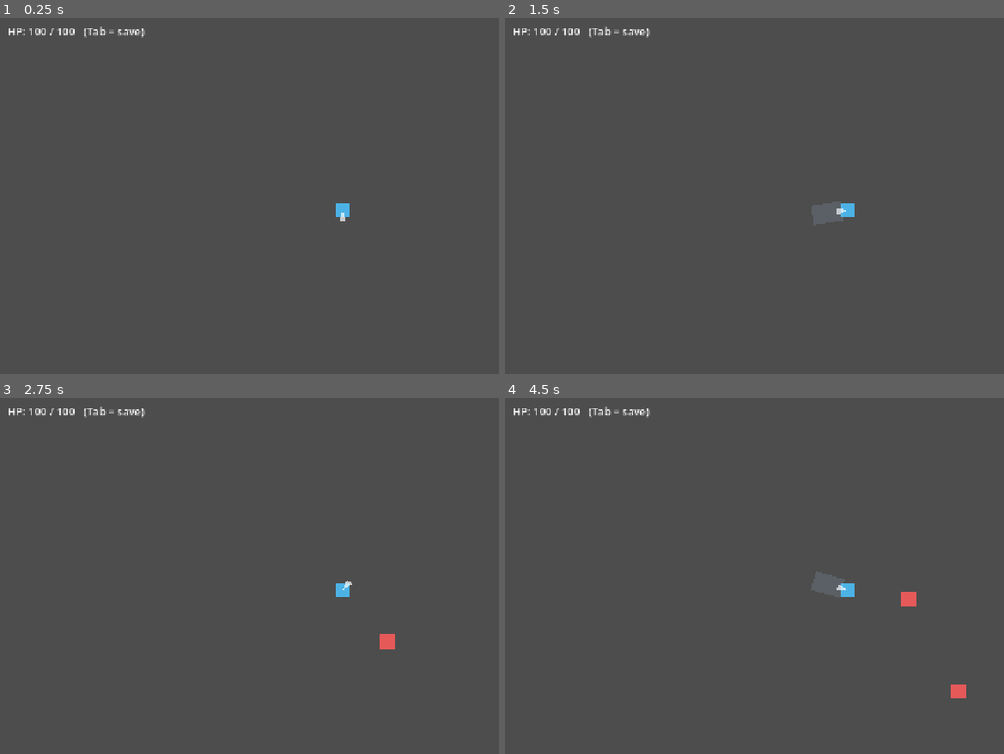
Above: before the commit, frames 1-4 (two rows, left to right).
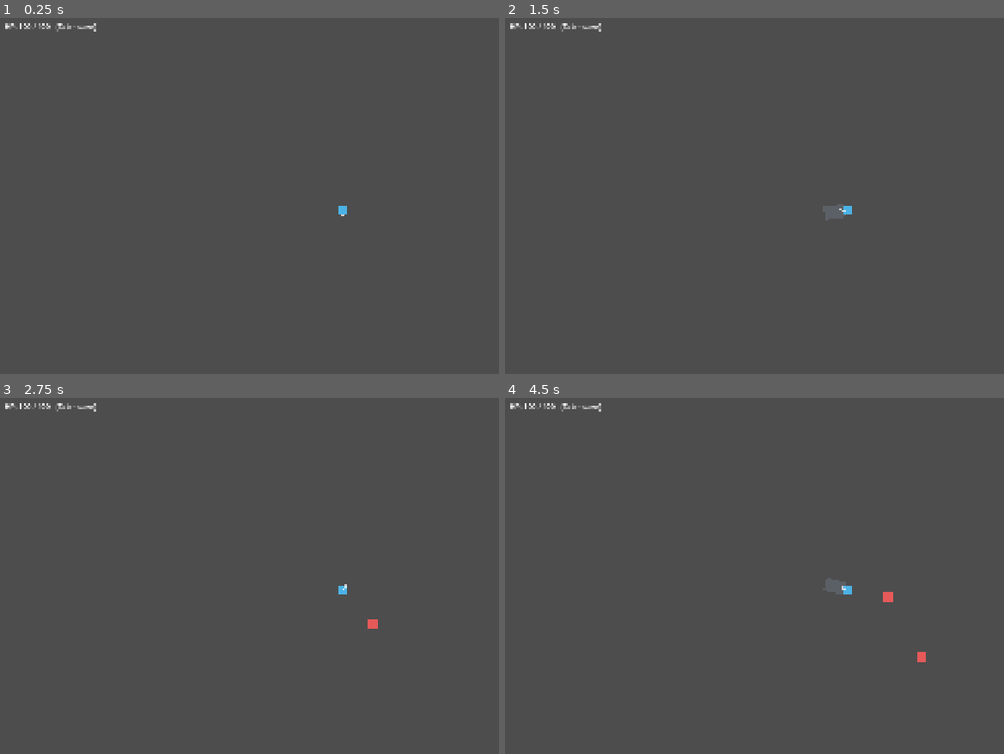
Above: after the commit, the same moments.

Repository: tomchang25/dash-and-slash
Game: Godot game, scene res://game/scenes/testbed/example_arpg_arena.tscn
Two runs of this game, one before a commit and one after it. Both use one fixed random seed, a clock stepped at 60 frames per second and the inputs below. This scene is started directly instead of the project's main scene.
Inputs (mouse positions are in pixels of both pictures, inside the frame that each line leads up to):
- Up to frame 1 (0.25 s): no input
- Up to frame 2 (1.5 s): tap Enter at 0.5 s; move the mouse to (999, 192) at 0.52 s; hold D (move_right) 0.53-1.25 s; hold Space (dash) 0.53-1.25 s; click (999, 192) at 0.67 s; drag from (709, 228) to (849, 210) at 1.27 s
- Up to frame 3 (2.75 s): move the mouse to (409, 504) at 2.02 s; hold D (move_right) from 2.03 s (still down); hold Space (dash) from 2.03 s (still down); click (409, 504) at 2.17 s
- Up to frame 4 (4.5 s): release D (move_right) at 2.75 s; release Space (dash) at 2.75 s; tap Enter at 2.75 s; drag from (814, 668) to (639, 533) at 2.77 s; move the mouse to (outside the picture) at 3.52 s; hold A (move_left) 3.53-4.25 s; hold Space (dash) 3.53-4.25 s; tap Alt at 3.6 s; click (outside the picture) at 3.67 s; drag from (639, 533) to (849, 590) at 4.27 s

The runs differ from the first frame. In frame 1, 0.5% of the frame differs, in the area x 1-71%, y 1-58%; in frame 2, 0.7%; in frame 3, 0.7%; in frame 4, 1.1%, in the area x 1-93%, y 1-85%.

Commit message:
feat(arena): add tiled grass floor and panel-based grid visuals
- Replace debug line grid with Panel-based tile cells using StyleBoxFlat
- Add TileMapLayer with grass tileset to the arena scene
- Bump viewport resolution to 1920x1080 and grid tile size to 128

Diff:
--- a/common/gameplay/grid/grid_arena.gd
+++ b/common/gameplay/grid/grid_arena.gd
@@ -1,6 +1,7 @@
+@tool
 # grid_arena.gd
 # 6x6 grid manager. Owns tile occupancy, world↔grid coordinate conversion,
-# telegraph state, and debug grid drawing. Enemy AI queries this node for
+# telegraph state, and node-based arena visuals. Enemy AI queries this node for
 # pathfinding obstacles and player position; the player is never constrained
 # by the grid — only enemies are.
 class_name GridArena
@@ -10,28 +11,47 @@
 
 const GRID_SIZE := Vector2i(6, 6)
 
-@export var tile_size: float = 64.0
+@export var tile_size: float = 128.0
 @export var grid_color: Color = Color(0.3, 0.3, 0.3, 0.6)
 @export var grid_line_width: float = 1.0
 
 var _occupants: Dictionary = { } # { Object: Array[Vector2i] }
 var _telegraphs: Dictionary = { } # { (x,y): TelegraphPhase }
 var _player_grid: Vector2i = Vector2i.ZERO
+var _arena_visuals: Node2D
 
 
 func _ready() -> void:
-    queue_redraw()
+    _build_arena_visuals()
 
 
-func _draw() -> void:
-    var origin := _top_left()
-    var total := GRID_SIZE * tile_size
-    for i in GRID_SIZE.x + 1:
-        var x := origin.x + i * tile_size
-        draw_line(Vector2(x, origin.y), Vector2(x, origin.y + total.y), grid_color, grid_line_width)
-    for j in GRID_SIZE.y + 1:
-        var y := origin.y + j * tile_size
-        draw_line(Vector2(origin.x, y), Vector2(origin.x + total.x, y), grid_color, grid_line_width)
+func _build_arena_visuals() -> void:
+    if _arena_visuals != null:
+        _arena_visuals.queue_free()
+
+    _arena_visuals = Node2D.new()
+    _arena_visuals.name = "ArenaVisuals"
+    # node-src: runtime visual grid
+    add_child(_arena_visuals)
+
+    var style := StyleBoxFlat.new()
+    style.bg_color = Color(0.08, 0.1, 0.12, 0.18)
+    style.border_color = grid_color
+    style.border_width_left = int(grid_line_width)
+    style.border_width_top = int(grid_line_width)
+    style.border_width_right = int(grid_line_width)
+    style.border_width_bottom = int(grid_line_width)
+
+    var origin := -Vector2(GRID_SIZE) * tile_size * 0.5
+    for x in GRID_SIZE.x:
+        for y in GRID_SIZE.y:
+            var tile := Panel.new()
+            tile.name = "Tile_%d_%d" % [x, y]
+            tile.position = origin + Vector2(x, y) * tile_size
+            tile.size = Vector2.ONE * tile_size
+            tile.mouse_filter = Control.MOUSE_FILTER_IGNORE
+            tile.add_theme_stylebox_override("panel", style)
+            _arena_visuals.add_child(tile)
 
 
 func _top_left() -> Vector2:
--- a/game/scenes/stages/dash_and_slash_arena.gd
+++ b/game/scenes/stages/dash_and_slash_arena.gd
@@ -1,3 +1,4 @@
+@tool
 # dash_and_slash_arena.gd
 # Main game scene for Dash & Slash. Contains the 6x6 GridArena, Player,
 # Camera2D, and HUD. Manages the run flow: Wave 1 → Wave 2 → Boss.
@@ -12,11 +13,15 @@
 const WAVES := {
     Wave.WAVE_1: { "count": 3, "scene": SmallEnemyScene },
     Wave.WAVE_2: { "count": 3, "scene": SmallEnemyScene },
-    Wave.BOSS:   { "count": 1, "scene": BossScene },
+    Wave.BOSS: { "count": 1, "scene": BossScene },
 }
 
 const WAVE_GAP := 1.2
+const GRASS_TILE_SIZE := 16.0
+const GRASS_SOURCE_ID := 0
+const GRASS_ATLAS_SIZE := Vector2i(16, 16)
 
+@onready var _grass_tiles: TileMapLayer = $TileMapLayer
 @onready var _grid: GridArena = $GridArena
 @onready var _player = $Player
 @onready var _hp_label: Label = $HUD/VBox/HpLabel
@@ -31,6 +36,10 @@
 
 
 func _ready() -> void:
+    _fill_arena_grass()
+    if Engine.is_editor_hint():
+        return
+
     if _player.has_method("setup"):
         _player.setup(_grid)
 
@@ -54,7 +63,26 @@
     _start_next_wave()
 
 
+func _fill_arena_grass() -> void:
+    _grass_tiles.clear()
+    var total := Vector2(GridArena.GRID_SIZE) * _grid.tile_size
+    _grass_tiles.position = _grid.position - total * 0.5
+
+    var rng := RandomNumberGenerator.new()
+    rng.randomize()
+    var tile_count := Vector2i(total / GRASS_TILE_SIZE)
+    for x in tile_count.x:
+        for y in tile_count.y:
+            var atlas_coords := Vector2i(
+                rng.randi_range(0, GRASS_ATLAS_SIZE.x - 1),
+                rng.randi_range(0, GRASS_ATLAS_SIZE.y / 2 - 1),
+            )
+            _grass_tiles.set_cell(Vector2i(x, y), GRASS_SOURCE_ID, atlas_coords)
+
+
 func _process(_delta: float) -> void:
+    if Engine.is_editor_hint():
+        return
     _update_dash_label()
 
 
@@ -86,7 +114,7 @@
             return
 
     _wave_label.visible = true
-    var info: Dictionary = WAVES.get(wave, {})
+    var info: Dictionary = WAVES.get(wave, { })
     var count: int = info.get("count", 0)
     var scene: PackedScene = info.get("scene")
 
--- a/game/scenes/stages/dash_and_slash_arena.tscn
+++ b/game/scenes/stages/dash_and_slash_arena.tscn
@@ -1,35 +1,303 @@
-[gd_scene load_steps=3 format=3]
-
-[ext_resource type="Script" path="res://game/scenes/stages/dash_and_slash_arena.gd" id="1_arena"]
-[ext_resource type="Script" path="res://common/gameplay/grid/grid_arena.gd" id="2_grid"]
-[ext_resource type="PackedScene" path="res://game/entities/player/player.tscn" id="3_player"]
-
-[node name="Arena" type="Node2D"]
+[gd_scene format=3 uid="uid://dkv135mbdb8px"]
+
+[ext_resource type="Script" uid="uid://bgblhojrtcdeg" path="res://game/scenes/stages/dash_and_slash_arena.gd" id="1_arena"]
+[ext_resource type="Script" uid="uid://dxl2xudgjr4dt" path="res://common/gameplay/grid/grid_arena.gd" id="2_grid"]
+[ext_resource type="Texture2D" uid="uid://bs3r8lomp2341" path="res://assets/Texture/TX Tileset Grass.png" id="2_yc0v6"]
+[ext_resource type="PackedScene" uid="uid://dsplayer001" path="res://game/entities/player/player.tscn" id="3_player"]
+
+[sub_resource type="TileSetAtlasSource" id="TileSetAtlasSource_7j0ah"]
+texture = ExtResource("2_yc0v6")
+0:0/0 = 0
+1:0/0 = 0
+2:0/0 = 0
+3:0/0 = 0
+4:0/0 = 0
+5:0/0 = 0
+6:0/0 = 0
+7:0/0 = 0
+8:0/0 = 0
+9:0/0 = 0
+10:0/0 = 0
+11:0/0 = 0
+12:0/0 = 0
+13:0/0 = 0
+14:0/0 = 0
+15:0/0 = 0
+0:1/0 = 0
+1:1/0 = 0
+2:1/0 = 0
+3:1/0 = 0
+4:1/0 = 0
+5:1/0 = 0
+6:1/0 = 0
+7:1/0 = 0
+8:1/0 = 0
+9:1/0 = 0
+10:1/0 = 0
+11:1/0 = 0
+12:1/0 = 0
+13:1/0 = 0
+14:1/0 = 0
+15:1/0 = 0
+0:2/0 = 0
+1:2/0 = 0
+2:2/0 = 0
+3:2/0 = 0
+4:2/0 = 0
+5:2/0 = 0
+6:2/0 = 0
+7:2/0 = 0
+8:2/0 = 0
+9:2/0 = 0
+10:2/0 = 0
+11:2/0 = 0
+12:2/0 = 0
+13:2/0 = 0
+14:2/0 = 0
+15:2/0 = 0
+0:3/0 = 0
+1:3/0 = 0
+2:3/0 = 0
+3:3/0 = 0
+4:3/0 = 0
+5:3/0 = 0
+6:3/0 = 0
+7:3/0 = 0
+8:3/0 = 0
+9:3/0 = 0
+10:3/0 = 0
+11:3/0 = 0
+12:3/0 = 0
+13:3/0 = 0
+14:3/0 = 0
+15:3/0 = 0
+0:4/0 = 0
+1:4/0 = 0
+2:4/0 = 0
+3:4/0 = 0
+4:4/0 = 0
+5:4/0 = 0
+6:4/0 = 0
+7:4/0 = 0
+8:4/0 = 0
+9:4/0 = 0
+10:4/0 = 0
+11:4/0 = 0
+12:4/0 = 0
+13:4/0 = 0
+14:4/0 = 0
+15:4/0 = 0
+0:5/0 = 0
+1:5/0 = 0
+2:5/0 = 0
+3:5/0 = 0
+4:5/0 = 0
+5:5/0 = 0
+6:5/0 = 0
+7:5/0 = 0
+8:5/0 = 0
+9:5/0 = 0
+10:5/0 = 0
+11:5/0 = 0
+12:5/0 = 0
+13:5/0 = 0
+14:5/0 = 0
+15:5/0 = 0
+0:6/0 = 0
+1:6/0 = 0
+2:6/0 = 0
+3:6/0 = 0
+4:6/0 = 0
+5:6/0 = 0
+6:6/0 = 0
+7:6/0 = 0
+8:6/0 = 0
+9:6/0 = 0
+10:6/0 = 0
+11:6/0 = 0
+12:6/0 = 0
+13:6/0 = 0
+14:6/0 = 0
+15:6/0 = 0
+0:7/0 = 0
+1:7/0 = 0
+2:7/0 = 0
+3:7/0 = 0
+4:7/0 = 0
+5:7/0 = 0
+6:7/0 = 0
+7:7/0 = 0
+8:7/0 = 0
+9:7/0 = 0
+10:7/0 = 0
+11:7/0 = 0
+12:7/0 = 0
+13:7/0 = 0
+14:7/0 = 0
+15:7/0 = 0
+0:8/0 = 0
+1:8/0 = 0
+2:8/0 = 0
+3:8/0 = 0
+4:8/0 = 0
+5:8/0 = 0
+6:8/0 = 0
+7:8/0 = 0
+8:8/0 = 0
+9:8/0 = 0
+10:8/0 = 0
+11:8/0 = 0
+12:8/0 = 0
+13:8/0 = 0
+14:8/0 = 0
+15:8/0 = 0
+0:9/0 = 0
+1:9/0 = 0
+2:9/0 = 0
+3:9/0 = 0
+4:9/0 = 0
+5:9/0 = 0
+6:9/0 = 0
+7:9/0 = 0
+8:9/0 = 0
+9:9/0 = 0
+10:9/0 = 0
+11:9/0 = 0
+12:9/0 = 0
+13:9/0 = 0
+14:9/0 = 0
+15:9/0 = 0
+0:10/0 = 0
+1:10/0 = 0
+2:10/0 = 0
+3:10/0 = 0
+4:10/0 = 0
+5:10/0 = 0
+6:10/0 = 0
+7:10/0 = 0
+8:10/0 = 0
+9:10/0 = 0
+10:10/0 = 0
+11:10/0 = 0
+12:10/0 = 0
+13:10/0 = 0
+14:10/0 = 0
+15:10/0 = 0
+0:11/0 = 0
+1:11/0 = 0
+2:11/0 = 0
+3:11/0 = 0
+4:11/0 = 0
+5:11/0 = 0
+6:11/0 = 0
+7:11/0 = 0
+8:11/0 = 0
+9:11/0 = 0
+10:11/0 = 0
+11:11/0 = 0
+12:11/0 = 0
+13:11/0 = 0
+14:11/0 = 0
+15:11/0 = 0
+0:12/0 = 0
+1:12/0 = 0
+2:12/0 = 0
+3:12/0 = 0
+4:12/0 = 0
+5:12/0 = 0
+6:12/0 = 0
+7:12/0 = 0
+8:12/0 = 0
+9:12/0 = 0
+10:12/0 = 0
+11:12/0 = 0
+12:12/0 = 0
+13:12/0 = 0
+14:12/0 = 0
+15:12/0 = 0
+0:13/0 = 0
+1:13/0 = 0
+2:13/0 = 0
+3:13/0 = 0
+4:13/0 = 0
+5:13/0 = 0
+6:13/0 = 0
+7:13/0 = 0
+8:13/0 = 0
+9:13/0 = 0
+10:13/0 = 0
+11:13/0 = 0
+12:13/0 = 0
+13:13/0 = 0
+14:13/0 = 0
+15:13/0 = 0
+0:14/0 = 0
+1:14/0 = 0
+2:14/0 = 0
+3:14/0 = 0
+4:14/0 = 0
+5:14/0 = 0
+6:14/0 = 0
+7:14/0 = 0
+8:14/0 = 0
+9:14/0 = 0
+10:14/0 = 0
+11:14/0 = 0
+12:14/0 = 0
+13:14/0 = 0
+14:14/0 = 0
+15:14/0 = 0
+0:15/0 = 0
+1:15/0 = 0
+2:15/0 = 0
+3:15/0 = 0
+4:15/0 = 0
+5:15/0 = 0
+6:15/0 = 0
+7:15/0 = 0
+8:15/0 = 0
+9:15/0 = 0
+10:15/0 = 0
+11:15/0 = 0
+12:15/0 = 0
+13:15/0 = 0
+14:15/0 = 0
+15:15/0 = 0
+
+[sub_resource type="TileSet" id="TileSet_331k2"]
+sources/0 = SubResource("TileSetAtlasSource_7j0ah")
+
+[node name="Arena" type="Node2D" unique_id=865693940]
 script = ExtResource("1_arena")
-
-[node name="GridArena" type="Node2D" parent="."]
-position = Vector2(640, 360)
+metadata/_edit_lock_ = true
+
+[node name="TileMapLayer" type="TileMapLayer" parent="." unique_id=1253230198]
+tile_set = SubResource("TileSet_331k2")
+
+[node name="GridArena" type="Node2D" parent="." unique_id=1363970851]
 script = ExtResource("2_grid")
-tile_size = 64.0
-
-[node name="Player" parent="." instance=ExtResource("3_player")]
-
-[node name="HUD" type="CanvasLayer" parent="."]
-
-[node name="VBox" type="VBoxContainer" parent="HUD"]
-anchors_preset = 1
+
+[node name="Player" parent="." unique_id=1469506958 instance=ExtResource("3_player")]
+metadata/_edit_lock_ = true
+
+[node name="HUD" type="CanvasLayer" parent="." unique_id=1953026004]
+
+[node name="VBox" type="VBoxContainer" parent="HUD" unique_id=150738968]
 offset_left = 12.0
 offset_top = 12.0
 
-[node name="WaveLabel" type="Label" parent="HUD/VBox"]
-text = ""
-
-[node name="HpLabel" type="Label" parent="HUD/VBox"]
+[node name="WaveLabel" type="Label" parent="HUD/VBox" unique_id=1129789246]
+layout_mode = 2
+
+[node name="HpLabel" type="Label" parent="HUD/VBox" unique_id=994680788]
+layout_mode = 2
 text = "HP: - / -"
 
-[node name="DashLabel" type="Label" parent="HUD/VBox"]
+[node name="DashLabel" type="Label" parent="HUD/VBox" unique_id=1318632982]
+layout_mode = 2
 text = "Dash: READY"
 
-[node name="BossGuardLabel" type="Label" parent="HUD/VBox"]
+[node name="BossGuardLabel" type="Label" parent="HUD/VBox" unique_id=421998273]
+visible = false
+layout_mode = 2
 text = "Boss Guard:"
-visible = false
--- a/project.godot
+++ b/project.godot
@@ -36,8 +36,8 @@
 
 [display]
 
-window/size/viewport_width=1280
-window/size/viewport_height=720
+window/size/viewport_width=1920
+window/size/viewport_height=1080
 window/stretch/mode="canvas_items"
 
 [file_customization]
Binary file added: game/scenes/stages/TX Tileset Grass.png
